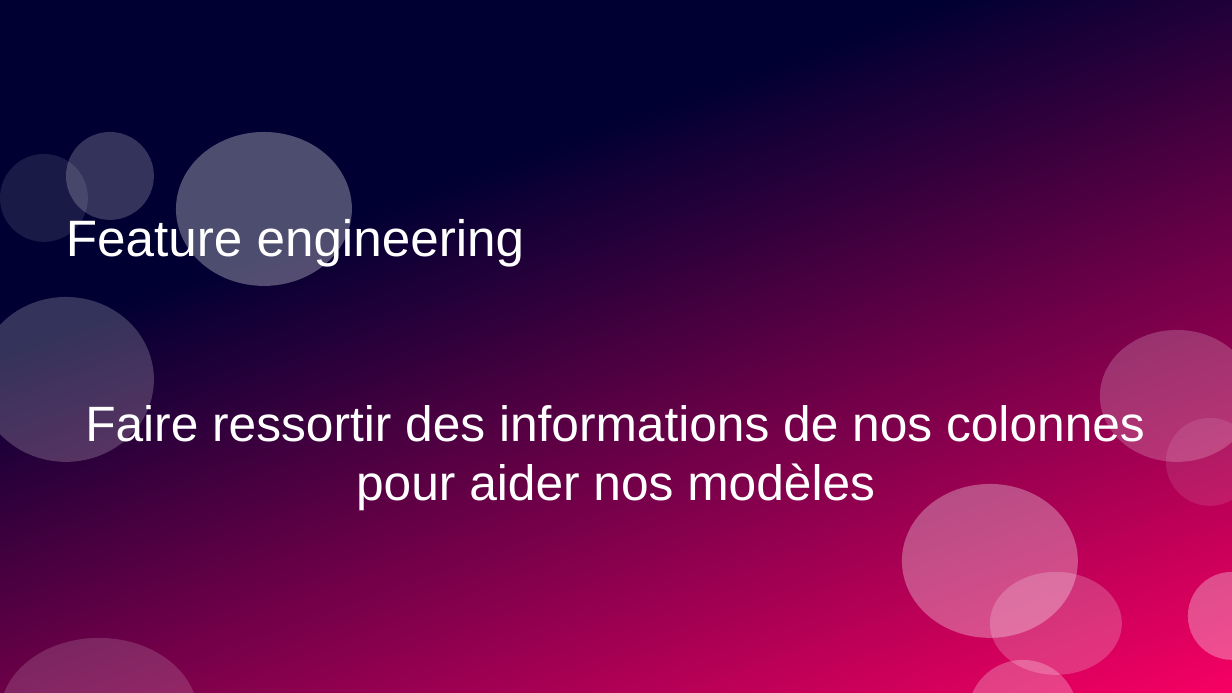
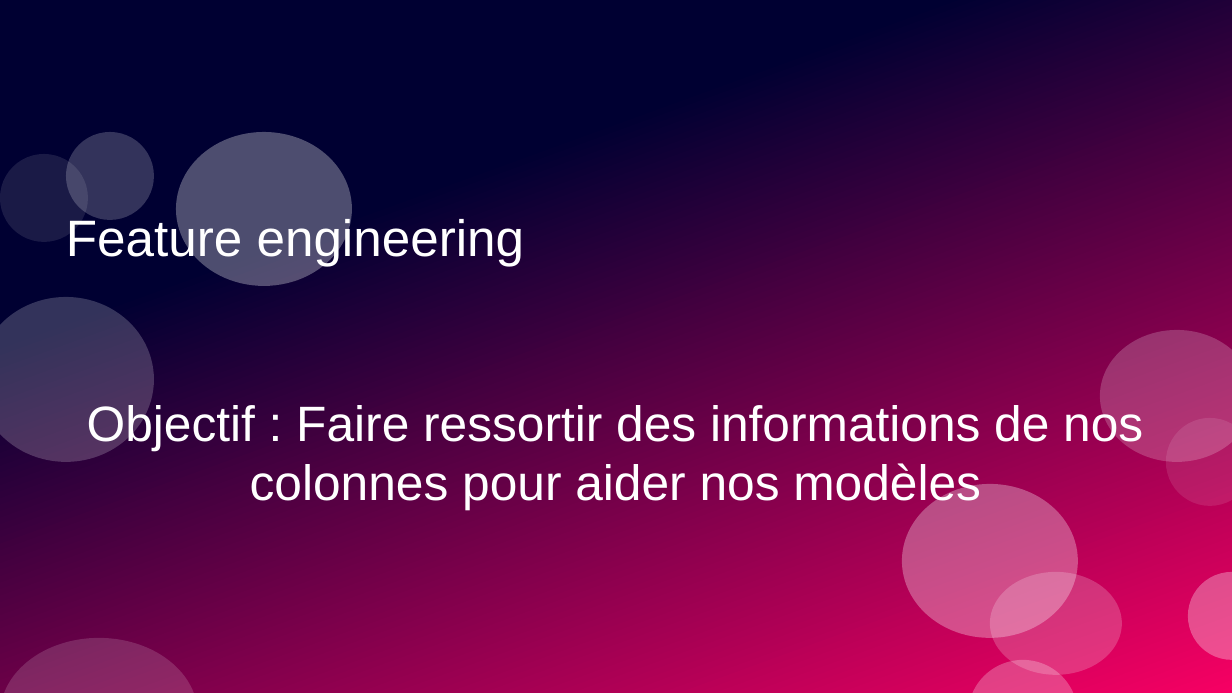
Before and after one commit to Apinsun/Projet3, a slide deck: slide 10 of présentation.odp (slide 7 before the commit). Drawn at 1232x693 pixels with LibreOffice and Linux fonts; fonts in the diff are those of the drawing. Boxes give left, top, right and bottom in pixels: in the first picture for what was removed or moved away, otherwise in the second. Text is boxed around its words. In the diff, an @@ line names an element or a change of style, - is before the commit and + after.

```diff
--- a/présentation.odp
+++ b/présentation.odp
@@ subtitle at bbox=[87, 401, 1143, 510]: text changed @@
-Faire ressortir des informations de nos colonnes pour aider nos modèles
+Objectif : Faire ressortir des informations de nos colonnes pour aider nos modèles
```
Also in this commit, not shown: 12 other slides changed, 8 slides added, 2 slides removed, 1 other file.
